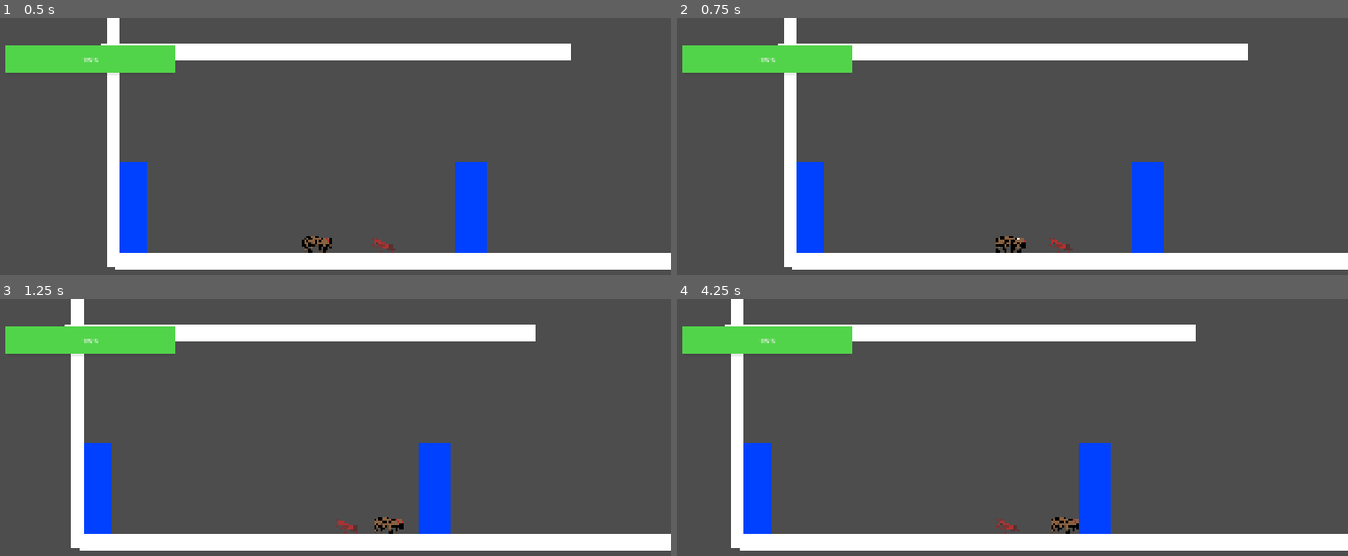
Above: before the commit, frames 1-4 (two rows, left to right).
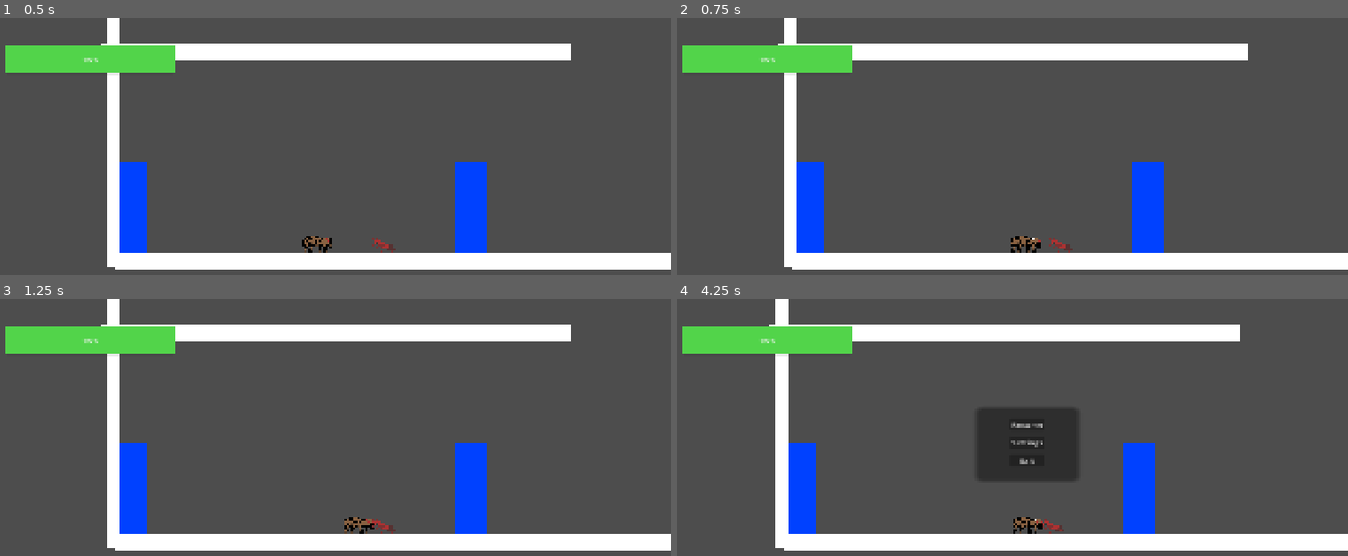
Above: after the commit, the same moments.

Repository: KaileyCo/godotSpiderProject
Game: Godot game, scene res://scenes/scene_one.tscn
The game is run twice, just before and just after one commit, with the same random seed, the same clock (stepped at 60 frames per second) and the same inputs.
Inputs (mouse positions are in pixels of both pictures, inside the frame that each line leads up to):
- Up to frame 1 (0.5 s): no input
- Up to frame 2 (0.75 s): tap Enter at 0.5 s; move the mouse to (1146, 197) at 0.52 s; hold D (move_right) from 0.53 s (still down); click (1146, 197) at 0.6 s
- Up to frame 3 (1.25 s): keep holding D (move_right); tap Space (jump) at 0.77 s; tap Shift (shift) at 0.8 s
- Up to frame 4 (4.25 s): move the mouse to (851, 517) at 1.27 s; tap Shift (shift) at 1.35, 2.3, 3.8 s; tap Space (jump) at 1.52, 3.02, 3.77 s; click (851, 517) at 1.55 s; move the mouse to (1066, 409) at 2.02 s; release D (move_right) at 2.03 s; hold A (move_left) 2.03-2.78 s; click (1066, 409) at 2.1 s; move the mouse to (outside the picture) at 2.77 s; hold D (move_right) from 2.78 s (still down); tap Alt (grapple) at 2.85 s; click (outside the picture) at 3.05 s; move the mouse to (outside the picture) at 3.52 s; tap Ctrl (grapple2) at 3.6 s; tap Escape (Pause) at 4.15 s

Frame 1 is identical in both runs. In frame 2, 0.3% of the frame differs, in the area x 47-55%, y 84-92%; in frame 3, 10%; in frame 4, 15%, in the area x 7-84%, y 0-98%.

Commit message:
Added Pause and Settings
11/2 added Justin's menu

Diff:
--- a/health-system-test/health_system_test.tscn
+++ b/health-system-test/health_system_test.tscn
@@ -1,7 +1,7 @@
 [gd_scene format=3 uid="uid://b20yahn7avxgp"]
 
-[ext_resource type="Script" uid="uid://4b4qvei6gfig" path="res://health_system_test.gd" id="1_l4oul"]
-[ext_resource type="Script" uid="uid://bx1ttnk5y50ok" path="res://health.gd" id="1_nj0oi"]
+[ext_resource type="Script" uid="uid://4b4qvei6gfig" path="res://health-system-test/health_system_test.gd" id="1_l4oul"]
+[ext_resource type="Script" uid="uid://bx1ttnk5y50ok" path="res://health-system-test/health.gd" id="1_nj0oi"]
 
 [sub_resource type="StyleBoxFlat" id="StyleBoxFlat_l4oul"]
 bg_color = Color(0.32156864, 0.83137256, 0.2901961, 1)
--- /dev/null
+++ b/menu/main.gd
@@ -0,0 +1,19 @@
+extends Node2D
+
+@onready var pause_menu = $PauseMenu
+@onready var settings_menu = $SettingsMenu
+var paused = false
+
+func _process(delta):
+	if Input.is_action_just_pressed("Pause"):
+		PauseMenu()
+
+func PauseMenu():
+	if paused:
+		pause_menu.hide()
+		Engine.time_scale = 1
+	else:
+		pause_menu.show()
+		Engine.time_scale = 0
+
+	paused = !paused
--- /dev/null
+++ b/menu/main.tscn
@@ -0,0 +1,23 @@
+[gd_scene format=3 uid="uid://d1pprs3ii0fpq"]
+
+[ext_resource type="Script" uid="uid://f1akrqbyxqg7" path="res://menu/main.gd" id="1_1n156"]
+[ext_resource type="PackedScene" uid="uid://bsgdiebp8bf8g" path="res://menu/pause_menu.tscn" id="2_0xm2m"]
+[ext_resource type="PackedScene" uid="uid://mbhif8marjjc" path="res://menu/settings_menu.tscn" id="3_h2yge"]
+
+[node name="Main" type="Node2D" unique_id=1313088082]
+script = ExtResource("1_1n156")
+
+[node name="PauseMenu" parent="." unique_id=1199802062 instance=ExtResource("2_0xm2m")]
+visible = false
+offset_left = 220.0
+offset_top = 89.0
+offset_right = 220.0
+offset_bottom = 89.0
+scale = Vector2(0.563899, 0.65684885)
+
+[node name="SettingsMenu" parent="." unique_id=1018642758 instance=ExtResource("3_h2yge")]
+visible = false
+offset_left = 3.0517578e-05
+offset_top = -1.0
+offset_right = 3.0517578e-05
+offset_bottom = -1.0
--- /dev/null
+++ b/menu/pause_menu.gd
@@ -0,0 +1,15 @@
+extends Control
+
+@onready var main = $".."
+
+func _on_resume_pressed():
+	main.PauseMenu()
+
+
+func _on_settings_pressed():
+	hide()
+	get_parent().get_node("SettingsMenu").show()
+
+
+func _on_exit_pressed():
+	main.PauseMenu()
--- /dev/null
+++ b/menu/pause_menu.tscn
@@ -0,0 +1,47 @@
+[gd_scene format=3 uid="uid://bsgdiebp8bf8g"]
+
+[ext_resource type="Script" uid="uid://cdcdkjtpaytlu" path="res://pause_menu.gd" id="1_hdmo1"]
+
+[node name="PauseMenu" type="Control" unique_id=1199802062]
+layout_mode = 3
+anchors_preset = 15
+anchor_right = 1.0
+anchor_bottom = 1.0
+grow_horizontal = 2
+grow_vertical = 2
+script = ExtResource("1_hdmo1")
+
+[node name="Panel" type="Panel" parent="." unique_id=4049780]
+layout_mode = 0
+offset_left = 360.99997
+offset_top = 141.99998
+offset_right = 400.99997
+offset_bottom = 181.99998
+scale = Vector2(12.383021, 7.644732)
+
+[node name="VBoxContainer" type="VBoxContainer" parent="Panel" unique_id=1729855890]
+layout_mode = 0
+offset_left = 13.035396
+offset_top = 6.2186174
+offset_right = 83.03539
+offset_bottom = 129.21861
+scale = Vector2(0.1944977, 0.21093577)
+theme_override_constants/separation = 15
+
+[node name="Resume" type="Button" parent="Panel/VBoxContainer" unique_id=1065780098]
+layout_mode = 2
+theme_override_font_sizes/font_size = 16
+text = "Resume"
+
+[node name="Settings" type="Button" parent="Panel/VBoxContainer" unique_id=106303066]
+layout_mode = 2
+text = "Settings"
+
+[node name="Exit" type="Button" parent="Panel/VBoxContainer" unique_id=687615144]
+layout_mode = 2
+text = "Exit
+"
+
+[connection signal="pressed" from="Panel/VBoxContainer/Resume" to="." method="_on_resume_pressed"]
+[connection signal="pressed" from="Panel/VBoxContainer/Settings" to="." method="_on_settings_pressed"]
+[connection signal="pressed" from="Panel/VBoxContainer/Exit" to="." method="_on_exit_pressed"]
--- /dev/null
+++ b/menu/settings_menu.gd
@@ -0,0 +1,16 @@
+extends Control
+
+
+
+
+func _on_volume_value_changed(value):
+	AudioServer.set_bus_volume_db(0,value/5)
+
+
+func _on_mute_toggled(toggled_on):
+	AudioServer.set_bus_mute(0,toggled_on)
+
+
+func _on_return_button_pressed() -> void:
+	hide()
+	get_parent().get_node("PauseMenu").show()
--- /dev/null
+++ b/menu/settings_menu.tscn
@@ -0,0 +1,63 @@
+[gd_scene format=3 uid="uid://mbhif8marjjc"]
+
+[ext_resource type="Script" uid="uid://cwrpoagn2hei7" path="res://menu/settings_menu.gd" id="1_ufg0w"]
+[ext_resource type="AudioStream" uid="uid://c5yb72ufw3txt" path="res://audio/Spider Dance - Toby Fox.ogg" id="2_0cmel"]
+
+[node name="SettingsMenu" type="Control" unique_id=1018642758]
+layout_mode = 3
+anchors_preset = 15
+anchor_right = 1.0
+anchor_bottom = 1.0
+grow_horizontal = 2
+grow_vertical = 2
+script = ExtResource("1_ufg0w")
+
+[node name="Panel" type="Panel" parent="." unique_id=1330308698]
+layout_mode = 0
+offset_left = 222.99997
+offset_top = 89.0
+offset_right = 262.99997
+offset_bottom = 129.0
+scale = Vector2(16.133791, 10.70201)
+
+[node name="VBoxContainer" type="VBoxContainer" parent="Panel" unique_id=2052369112]
+layout_mode = 0
+offset_left = 10.773934
+offset_top = 7.8510165
+offset_right = 122.77393
+offset_bottom = 216.85101
+scale = Vector2(0.15454274, 0.10798162)
+theme_override_constants/separation = 25
+
+[node name="Game_Settings_Label" type="Label" parent="Panel/VBoxContainer" unique_id=1486703929]
+layout_mode = 2
+text = "Game Settings"
+
+[node name="Volume_Label" type="Label" parent="Panel/VBoxContainer" unique_id=120690519]
+layout_mode = 2
+text = "Volume"
+
+[node name="Volume" type="HSlider" parent="Panel/VBoxContainer" unique_id=832856263]
+layout_mode = 2
+
+[node name="Mute_Label" type="Label" parent="Panel/VBoxContainer" unique_id=2017587945]
+layout_mode = 2
+text = "Mute"
+
+[node name="Mute" type="CheckBox" parent="Panel/VBoxContainer" unique_id=323005862]
+layout_mode = 2
+
+[node name="Return_Button" type="Button" parent="Panel/VBoxContainer" unique_id=488065115]
+layout_mode = 2
+text = "Return
+"
+
+[node name="AudioStreamPlayer2D" type="AudioStreamPlayer2D" parent="." unique_id=20765265]
+position = Vector2(-2, 2)
+stream = ExtResource("2_0cmel")
+autoplay = true
+
+[connection signal="value_changed" from="Panel/VBoxContainer/Volume" to="." method="_on_volume_value_changed"]
+[connection signal="pressed" from="Panel/VBoxContainer/Mute" to="." method="_on_mute_pressed"]
+[connection signal="toggled" from="Panel/VBoxContainer/Mute" to="." method="_on_mute_toggled"]
+[connection signal="pressed" from="Panel/VBoxContainer/Return_Button" to="." method="_on_return_button_pressed"]
--- a/player/player_2d.gd
+++ b/player/player_2d.gd
@@ -36,6 +36,11 @@
 const SWING_MAX_SPEED = 1200.0
 
 enum GrappleState {IDLE,FIRING,RETRACTING,PULLING,SWINGING}
+
+##Attack Variables##
+const DASH_DURATION_ATT = 0.10
+#is the character attacking
+var is_attacking = false
 
 # Initialized player values
 var facing_direction: float = 1.0 # Direction player faces (-1: left and 1: right)
@@ -72,6 +77,11 @@
 	# You can only dash once in the air, resets on floor
 	if is_on_floor():
 		air_dash_available = true
+
+	if Input.is_action_just_pressed("Attack") and !is_attacking:
+		handle_bite(true)
+	if is_attacking:
+		handle_bite(false)
 
 	# Count down the wall-jump control delay.
 	if wall_jump_control_time > 0:
@@ -141,6 +151,21 @@
 			)
 
 	update_grapple_rope()
+
+#bite attack
+func handle_bite(delta: float) -> void:
+	is_attacking = true
+	velocity.x = facing_direction * DASH_SPEED
+	await get_tree().create_timer(DASH_DURATION_ATT).timeout
+
+	var overlapping_objects = $attack_area.get_overlapping_areas()
+	for area in overlapping_objects:
+		var parent = area.get_parent()
+		print(parent.name)
+		parent.queue_free()
+
+	velocity.x = 0
+	is_attacking = false
 
 func create_afterimage() -> void:
 	var afterimage := AFTERIMAGE_SCENE.instantiate() as Sprite2D
--- /dev/null
+++ b/scenes/Pause-Settings UI/icon.svg
@@ -0,0 +1 @@
+<svg xmlns="http://www.w3.org/2000/svg" width="128" height="128"><rect width="124" height="124" x="2" y="2" fill="#363d52" stroke="#212532" stroke-width="4" rx="14"/><g fill="#fff" transform="translate(12.322 12.322)scale(.101)"><path d="M105 673v33q407 354 814 0v-33z"/><path fill="#478cbf" d="m105 673 152 14q12 1 15 14l4 67 132 10 8-61q2-11 15-15h162q13 4 15 15l8 61 132-10 4-67q3-13 15-14l152-14V427q30-39 56-81-35-59-83-108-43 20-82 47-40-37-88-64 7-51 8-102-59-28-123-42-26 43-46 89-49-7-98 0-20-46-46-89-64 14-123 42 1 51 8 102-48 27-88 64-39-27-82-47-48 49-83 108 26 42 56 81zm0 33v39c0 276 813 276 814 0v-39l-134 12-5 69q-2 10-14 13l-162 11q-12 0-16-11l-10-65H446l-10 65q-4 11-16 11l-162-11q-12-3-14-13l-5-69z"/><path d="M483 600c0 34 58 34 58 0v-86c0-34-58-34-58 0z"/><circle cx="725" cy="526" r="90"/><circle cx="299" cy="526" r="90"/></g><g fill="#414042" transform="translate(12.322 12.322)scale(.101)"><circle cx="307" cy="532" r="60"/><circle cx="717" cy="532" r="60"/></g></svg>
--- /dev/null
+++ b/scenes/Pause-Settings UI/main.gd
@@ -0,0 +1,19 @@
+extends Node2D
+
+@onready var pause_menu = $PauseMenu
+@onready var settings_menu = $SettingsMenu
+var paused = false
+
+func _process(delta):
+	if Input.is_action_just_pressed("Pause"):
+		PauseMenu()
+
+func PauseMenu():
+	if paused:
+		pause_menu.hide()
+		Engine.time_scale = 1
+	else:
+		pause_menu.show()
+		Engine.time_scale = 0
+
+	paused = !paused
--- /dev/null
+++ b/scenes/Pause-Settings UI/main.tscn
@@ -0,0 +1,23 @@
+[gd_scene format=3 uid="uid://d1pprs3ii0fpq"]
+
+[ext_resource type="Script" uid="uid://f1akrqbyxqg7" path="res://main.gd" id="1_1n156"]
+[ext_resource type="PackedScene" uid="uid://bsgdiebp8bf8g" path="res://pause_menu.tscn" id="2_0xm2m"]
+[ext_resource type="PackedScene" uid="uid://mbhif8marjjc" path="res://settings_menu.tscn" id="3_h2yge"]
+
+[node name="Main" type="Node2D" unique_id=1313088082]
+script = ExtResource("1_1n156")
+
+[node name="PauseMenu" parent="." unique_id=1199802062 instance=ExtResource("2_0xm2m")]
+visible = false
+offset_left = 220.0
+offset_top = 89.0
+offset_right = 220.0
+offset_bottom = 89.0
+scale = Vector2(0.563899, 0.65684885)
+
+[node name="SettingsMenu" parent="." unique_id=1018642758 instance=ExtResource("3_h2yge")]
+visible = false
+offset_left = 3.0517578e-05
+offset_top = -1.0
+offset_right = 3.0517578e-05
+offset_bottom = -1.0
--- /dev/null
+++ b/scenes/Pause-Settings UI/pause_menu.gd
@@ -0,0 +1,15 @@
+extends Control
+
+@onready var main = $".."
+
+func _on_resume_pressed():
+	main.PauseMenu()
+
+
+func _on_settings_pressed():
+	hide()
+	get_parent().get_node("SettingsMenu").show()
+
+
+func _on_exit_pressed():
+	main.PauseMenu()
--- /dev/null
+++ b/scenes/Pause-Settings UI/pause_menu.tscn
@@ -0,0 +1,47 @@
+[gd_scene format=3 uid="uid://bsgdiebp8bf8g"]
+
+[ext_resource type="Script" uid="uid://cdcdkjtpaytlu" path="res://pause_menu.gd" id="1_hdmo1"]
+
+[node name="PauseMenu" type="Control" unique_id=1199802062]
+layout_mode = 3
+anchors_preset = 15
+anchor_right = 1.0
+anchor_bottom = 1.0
+grow_horizontal = 2
+grow_vertical = 2
+script = ExtResource("1_hdmo1")
+
+[node name="Panel" type="Panel" parent="." unique_id=4049780]
+layout_mode = 0
+offset_left = 360.99997
+offset_top = 141.99998
+offset_right = 400.99997
+offset_bottom = 181.99998
+scale = Vector2(12.383021, 7.644732)
+
+[node name="VBoxContainer" type="VBoxContainer" parent="Panel" unique_id=1729855890]
+layout_mode = 0
+offset_left = 13.035396
+offset_top = 6.2186174
+offset_right = 83.03539
+offset_bottom = 129.21861
+scale = Vector2(0.1944977, 0.21093577)
+theme_override_constants/separation = 15
+
+[node name="Resume" type="Button" parent="Panel/VBoxContainer" unique_id=1065780098]
+layout_mode = 2
+theme_override_font_sizes/font_size = 16
+text = "Resume"
+
+[node name="Settings" type="Button" parent="Panel/VBoxContainer" unique_id=106303066]
+layout_mode = 2
+text = "Settings"
+
+[node name="Exit" type="Button" parent="Panel/VBoxContainer" unique_id=687615144]
+layout_mode = 2
+text = "Exit
+"
+
+[connection signal="pressed" from="Panel/VBoxContainer/Resume" to="." method="_on_resume_pressed"]
+[connection signal="pressed" from="Panel/VBoxContainer/Settings" to="." method="_on_settings_pressed"]
+[connection signal="pressed" from="Panel/VBoxContainer/Exit" to="." method="_on_exit_pressed"]
--- /dev/null
+++ b/scenes/Pause-Settings UI/project.godot
@@ -0,0 +1,37 @@
+; Engine configuration file.
+; It's best edited using the editor UI and not directly,
+; since the parameters that go here are not all obvious.
+;
+; Format:
+;   [section] ; section goes between []
+;   param=value ; assign values to parameters
+
+config_version=5
+
+[application]
+
+config/name="Spider King"
+run/main_scene="uid://d1pprs3ii0fpq"
+config/features=PackedStringArray("4.7", "Forward Plus")
+config/icon="res://icon.svg"
+
+[display]
+
+window/stretch/mode="canvas_items"
+window/stretch/aspect="expand"
+
+[input]
+
+Pause={
+"deadzone": 0.2,
+"events": [Object(InputEventKey,"resource_local_to_scene":false,"resource_name":"","device":-1,"window_id":0,"alt_pressed":false,"shift_pressed":false,"ctrl_pressed":false,"meta_pressed":false,"pressed":false,"keycode":0,"physical_keycode":4194305,"key_label":0,"unicode":0,"location":0,"echo":false,"script":null)
+]
+}
+
+[physics]
+
+3d/physics_engine="Jolt Physics"
+
+[rendering]
+
+rendering_device/driver.windows="d3d12"
--- /dev/null
+++ b/scenes/Pause-Settings UI/settings_menu.gd
@@ -0,0 +1,16 @@
+extends Control
+
+
+
+
+func _on_volume_value_changed(value):
+	AudioServer.set_bus_volume_db(0,value/5)
+
+
+func _on_mute_toggled(toggled_on):
+	AudioServer.set_bus_mute(0,toggled_on)
+
+
+func _on_return_button_pressed() -> void:
+	hide()
+	get_parent().get_node("PauseMenu").show()
--- /dev/null
+++ b/scenes/Pause-Settings UI/settings_menu.tscn
@@ -0,0 +1,63 @@
+[gd_scene format=3 uid="uid://mbhif8marjjc"]
+
+[ext_resource type="Script" uid="uid://cwrpoagn2hei7" path="res://settings_menu.gd" id="1_ufg0w"]
+[ext_resource type="AudioStream" uid="uid://xd5boa6rirkr" path="res://Music/The Quintessential Quintuplets - Opening Gotoubun no Kimochi.mp3" id="2_0cmel"]
+
+[node name="SettingsMenu" type="Control" unique_id=1018642758]
+layout_mode = 3
+anchors_preset = 15
+anchor_right = 1.0
+anchor_bottom = 1.0
+grow_horizontal = 2
+grow_vertical = 2
+script = ExtResource("1_ufg0w")
+
+[node name="Panel" type="Panel" parent="." unique_id=1330308698]
+layout_mode = 0
+offset_left = 222.99997
+offset_top = 89.0
+offset_right = 262.99997
+offset_bottom = 129.0
+scale = Vector2(16.133791, 10.70201)
+
+[node name="VBoxContainer" type="VBoxContainer" parent="Panel" unique_id=2052369112]
+layout_mode = 0
+offset_left = 10.773934
+offset_top = 7.8510165
+offset_right = 122.77393
+offset_bottom = 216.85101
+scale = Vector2(0.15454274, 0.10798162)
+theme_override_constants/separation = 25
+
+[node name="Game_Settings_Label" type="Label" parent="Panel/VBoxContainer" unique_id=1486703929]
+layout_mode = 2
+text = "Game Settings"
+
+[node name="Volume_Label" type="Label" parent="Panel/VBoxContainer" unique_id=120690519]
+layout_mode = 2
+text = "Volume"
+
+[node name="Volume" type="HSlider" parent="Panel/VBoxContainer" unique_id=832856263]
+layout_mode = 2
+
+[node name="Mute_Label" type="Label" parent="Panel/VBoxContainer" unique_id=2017587945]
+layout_mode = 2
+text = "Mute"
+
+[node name="Mute" type="CheckBox" parent="Panel/VBoxContainer" unique_id=323005862]
+layout_mode = 2
+
+[node name="Return_Button" type="Button" parent="Panel/VBoxContainer" unique_id=488065115]
+layout_mode = 2
+text = "Return
+"
+
+[node name="AudioStreamPlayer2D" type="AudioStreamPlayer2D" parent="." unique_id=20765265]
+position = Vector2(-2, 2)
+stream = ExtResource("2_0cmel")
+autoplay = true
+
+[connection signal="value_changed" from="Panel/VBoxContainer/Volume" to="." method="_on_volume_value_changed"]
+[connection signal="pressed" from="Panel/VBoxContainer/Mute" to="." method="_on_mute_pressed"]
+[connection signal="toggled" from="Panel/VBoxContainer/Mute" to="." method="_on_mute_toggled"]
+[connection signal="pressed" from="Panel/VBoxContainer/Return_Button" to="." method="_on_return_button_pressed"]
--- a/scenes/red_ant.tscn
+++ b/scenes/red_ant.tscn
@@ -5,7 +5,7 @@
 [sub_resource type="RectangleShape2D" id="RectangleShape2D_hbyvu"]
 size = Vector2(11.600002, 8.000001)
 
-[node name="Ant" type="Node2D" unique_id=1580937384]
+[node name="Ant" type="CharacterBody2D" unique_id=305079769]
 
 [node name="Sprite2D" type="Sprite2D" parent="." unique_id=584112176]
 texture_filter = 1
--- a/scenes/scene_one.tscn
+++ b/scenes/scene_one.tscn
@@ -1,8 +1,11 @@
 [gd_scene format=3 uid="uid://bb2m7bb24i48y"]
 
 [ext_resource type="PackedScene" uid="uid://dle8bmk2ftx0e" path="res://player/player_2d.tscn" id="1_11pc1"]
+[ext_resource type="PackedScene" uid="uid://d1pprs3ii0fpq" path="res://menu/main.tscn" id="2_8k15v"]
 [ext_resource type="AudioStream" uid="uid://c5yb72ufw3txt" path="res://audio/Spider Dance - Toby Fox.ogg" id="2_lafl4"]
+[ext_resource type="PackedScene" uid="uid://mbhif8marjjc" path="res://menu/settings_menu.tscn" id="3_hswmj"]
 [ext_resource type="PackedScene" uid="uid://c2t40syx1rirk" path="res://scenes/red_ant.tscn" id="3_natno"]
+[ext_resource type="PackedScene" uid="uid://bsgdiebp8bf8g" path="res://menu/pause_menu.tscn" id="4_14uy7"]
 [ext_resource type="PackedScene" uid="uid://b20yahn7avxgp" path="res://health-system-test/health_system_test.tscn" id="4_d7pav"]
 
 [sub_resource type="CanvasItemMaterial" id="CanvasItemMaterial_11pc1"]
@@ -34,6 +37,24 @@
 [node name="Player" parent="." unique_id=1177396484 instance=ExtResource("1_11pc1")]
 position = Vector2(298, 390)
 scale = Vector2(0.5, 0.5)
+
+[node name="Main" parent="Player" unique_id=1313088082 instance=ExtResource("2_8k15v")]
+position = Vector2(-626, -658)
+scale = Vector2(2, 2)
+
+[node name="SettingsMenu2" parent="Player/Main" unique_id=1018642758 instance=ExtResource("3_hswmj")]
+visible = false
+offset_left = -319.0
+offset_top = -391.0
+offset_right = -319.0
+offset_bottom = -391.0
+
+[node name="PauseMenu2" parent="Player/Main" unique_id=1199802062 instance=ExtResource("4_14uy7")]
+visible = false
+offset_left = -368.0
+offset_top = -393.0
+offset_right = -368.0
+offset_bottom = -393.0
 
 [node name="AudioStreamPlayer" type="AudioStreamPlayer" parent="." unique_id=141199382]
 stream = ExtResource("2_lafl4")
Not shown, added: menu/main.gd.uid
Not shown, added: menu/pause_menu.gd.uid
Not shown, added: menu/settings_menu.gd.uid
Not shown, added: scenes/Pause-Settings UI/Music/The Quintessential Quintuplets - Opening Gotoubun no Kimochi.mp3.import
Not shown, added: scenes/Pause-Settings UI/icon.svg.import
Not shown, added: scenes/Pause-Settings UI/main.gd.uid
Not shown, added: scenes/Pause-Settings UI/pause_menu.gd.uid
Not shown, added: scenes/Pause-Settings UI/settings_menu.gd.uid
Not shown, added: Pause-Settings UI/.editorconfig633695307.tmp
Not shown, added: Pause-Settings UI/.gitattributes636558870.tmp
Not shown, added: Pause-Settings UI/.gitignore639343136.tmp
Not shown, added: Pause-Settings UI/Music/The Quintessential Quintuplets - Opening Gotoubun no Kimochi.mp3.import658118275.tmp
(and 17 more such lines)
